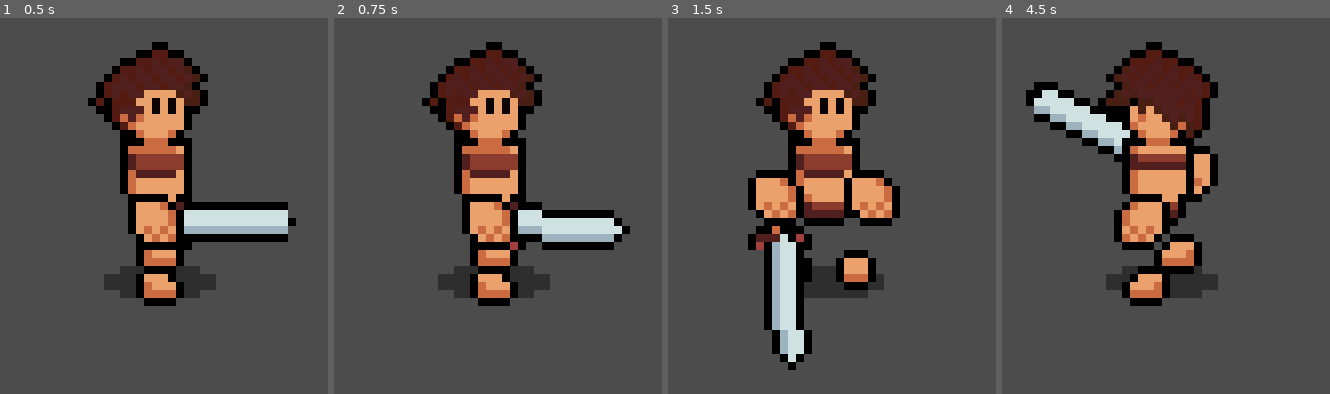
Above: before the commit, frames 1-4 (left to right).
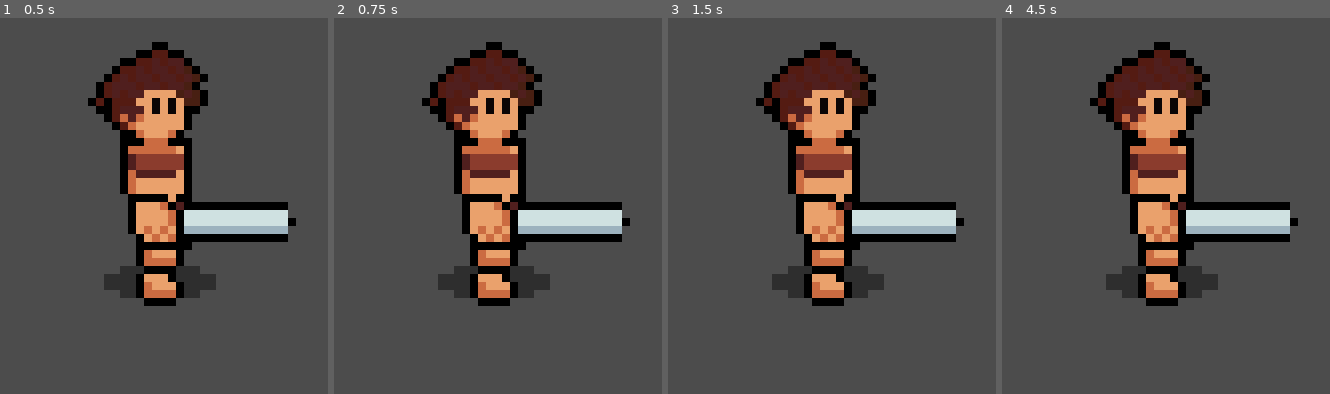
Above: after the commit, the same moments.

Repository: pibolib/gd-rpg-tech-demo
Game: Godot game, scene res://scene/world/World.tscn
Same seed, same stepped clock (60 frames per second), same inputs: the game is played once before the commit and once after it.
Inputs (mouse positions are in pixels of both pictures, inside the frame that each line leads up to):
- Up to frame 1 (0.5 s): no input
- Up to frame 2 (0.75 s): tap Enter at 0.5 s; move the mouse to (outside the picture) at 0.52 s; press the mouse at (outside the picture) at 0.53 s
- Up to frame 3 (1.5 s): tap Space at 1.25 s; move the mouse to (outside the picture) at 1.27 s; release the mouse at (outside the picture) at 1.28 s; click (outside the picture) at 1.35 s
- Up to frame 4 (4.5 s): tap Enter at 2, 3.5 s; move the mouse to (outside the picture) at 2.02 s; press the mouse at (outside the picture) at 2.03 s; tap Space at 2.75, 4.25 s; move the mouse to (outside the picture) at 2.77 s; release the mouse at (outside the picture) at 2.78 s; click (outside the picture) at 2.85 s; move the mouse to (outside the picture) at 3.52 s; press the mouse at (outside the picture) at 3.53 s; move the mouse to (outside the picture) at 4.27 s; release the mouse at (outside the picture) at 4.28 s; click (outside the picture) at 4.35 s

Frame 1 is identical in both runs. In frame 2, 2.7% of the frame differs, in the area x 53-91%, y 48-62%; in frame 3, 15%, in the area x 24-91%, y 40-94%; in frame 4, 15%.
Error before the commit: Invalid type in built-in function 'abs'. Cannot convert argument 1 from Nil to float. (res://scene/singleton/MouseHandler.gd:16)

Commit message:
made movement smoother

Diff:
--- a/scene/3dobj/3dobj.gd
+++ b/scene/3dobj/3dobj.gd
@@ -5,8 +5,11 @@
 var gravity = 0
 var zvel = 0
 
+func get_dir():
+	return dir
+
 func set_dir(angle):
-	dir = angle
+	dir = wrapf(angle,0,2*PI)
 
 func _process(delta):
 	z += zvel * delta
@@ -20,3 +23,6 @@
 
 func set_gravity(g):
 	gravity = g
+
+func mod_dir(angle):
+	dir = wrapf(dir+angle,0,2*PI)
--- /dev/null
+++ b/scene/action/action_definition.tres
@@ -0,0 +1,32 @@
+[gd_resource type="Resource" load_steps=2 format=2]
+
+[sub_resource type="GDScript" id=1]
+script/source = "extends Resource
+
+export(PackedScene) var effect_script
+export(String,
+\"IDLE\",
+\"WALK\",
+\"ATTACK_EMPTY\",
+\"ATTACK_ONE_HAND_SWIPE\",
+\"ATTACK_ONE_HAND_STAB\",
+\"ATTACK_TWO_HAND_SWIPE\",
+\"ATTACK_TWO_HAND_STAB\",
+\"ATTACK_BOTH_HAND_SWIPE\",
+\"ATTACK_BOTH_HAND_STAB\",
+\"ATTACK_BOW\",
+\"ATTACK_ONE_HAND_GUN\",
+\"ATTACK_TWO_HAND_GUN\",
+\"SPECIAL_EMPTY\",
+\"SPECIAL_ONE_HAND\",
+\"SPECIAL_TWO_HAND\",
+\"SPECIAL_BOTH_HAND\",
+\"DAMAGE_LIGHT\",
+\"DAMAGE_HEAVY\",
+\"DEATH\"
+) var animation_type = \"IDLE\"
+"
+
+[resource]
+script = SubResource( 1 )
+animation_type = "IDLE"
--- a/scene/character/Character.gd
+++ b/scene/character/Character.gd
@@ -12,15 +12,15 @@
 	$Model.set_gravity(gravity)
 
 func _input(event):
-	if event.is_action_pressed("ui_lc"):
-		model_facing(get_global_mouse_position().angle_to_point(position))
 	if event.is_action_pressed("ui_rc"):
 		navigate(get_global_mouse_position())
 
 func _physics_process(delta):
 	if position.distance_to(target) > min_range:
-		vel = Vector2(cos(position.angle_to_point(target)),sin(position.angle_to_point(target))) * -speed
-		model_facing(PI+position.angle_to_point(target))
+		var target_angle = position.angle_to_point(target)+PI
+		model_facing(lerp_angle($Model.get_dir(),target_angle,4*delta))
+		vel = Vector2(cos($Model.get_dir()),sin($Model.get_dir())) * speed
+		#model_facing(PI+position.angle_to_point(target))
 		$Model.set_state("WALK")
 	else:
 		$Model.set_state("IDLE")
--- a/scene/singleton/MouseHandler.gd
+++ b/scene/singleton/MouseHandler.gd
@@ -4,14 +4,14 @@
 var select_end = Vector2(0,0)
 var select_draw = false
 
-func _process(delta):
-	if Input.is_action_just_pressed("ui_lc"):
-		select_start = get_global_mouse_position()
-		select_draw = true
-	if Input.is_action_pressed("ui_lc"):
-		select_end = get_global_mouse_position()
-	if Input.is_action_just_released("ui_lc"):
-		select_draw = false
-	if select_start.distance_to(select_end) > 3:
-		$NinePatchRect.rect_size = abs(select_start-select_end)
-		$NinePatchRect.rect_position = select_start
+#func _process(delta):
+#	if Input.is_action_just_pressed("ui_lc"):
+#		select_start = get_global_mouse_position()
+#		select_draw = true
+#	if Input.is_action_pressed("ui_lc"):
+#		select_end = get_global_mouse_position()
+#	if Input.is_action_just_released("ui_lc"):
+#		select_draw = false
+#	if select_start.distance_to(select_end) > 3:
+#		$NinePatchRect.rect_size = abs(select_start-select_end)
+#		$NinePatchRect.rect_position = select_start
Not shown, added: .mono/assemblies/Debug/GodotSharp.xml
Not shown, added: .mono/assemblies/Debug/GodotSharpEditor.xml
Not shown, added: .mono/assemblies/Debug/api_hash_cache.cfg
Not shown, added: .mono/assemblies/Debug/GodotSharp.dll
Not shown, added: .mono/assemblies/Debug/GodotSharp.pdb
Not shown, added: .mono/assemblies/Debug/GodotSharpEditor.dll
Not shown, added: .mono/assemblies/Debug/GodotSharpEditor.pdb
